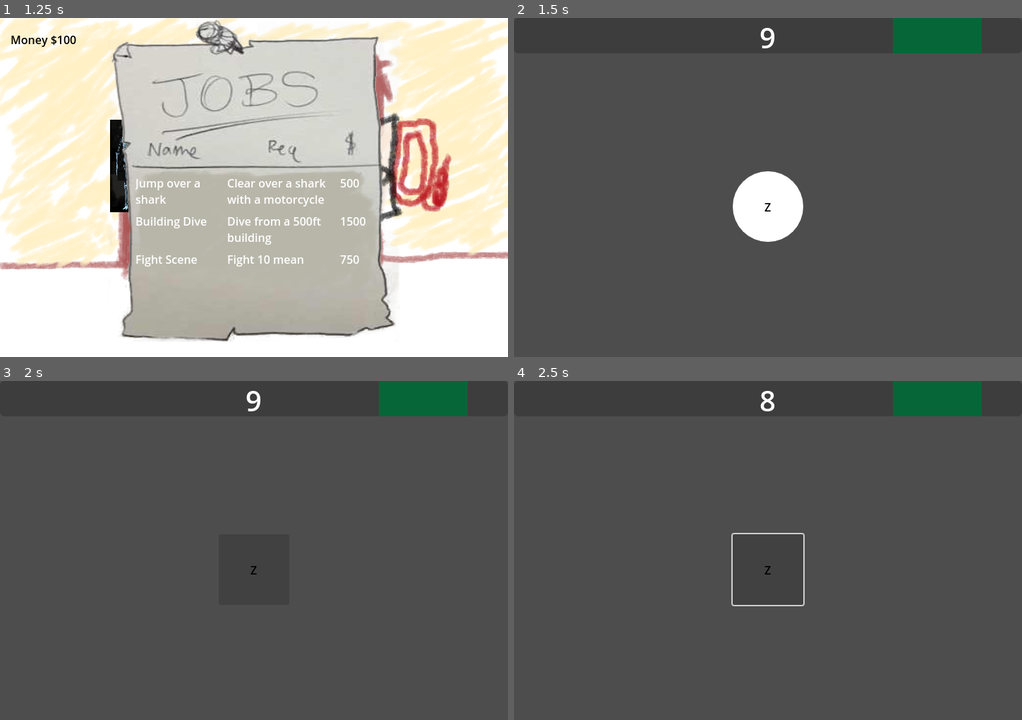
Above: before the commit, frames 1-4 (two rows, left to right).
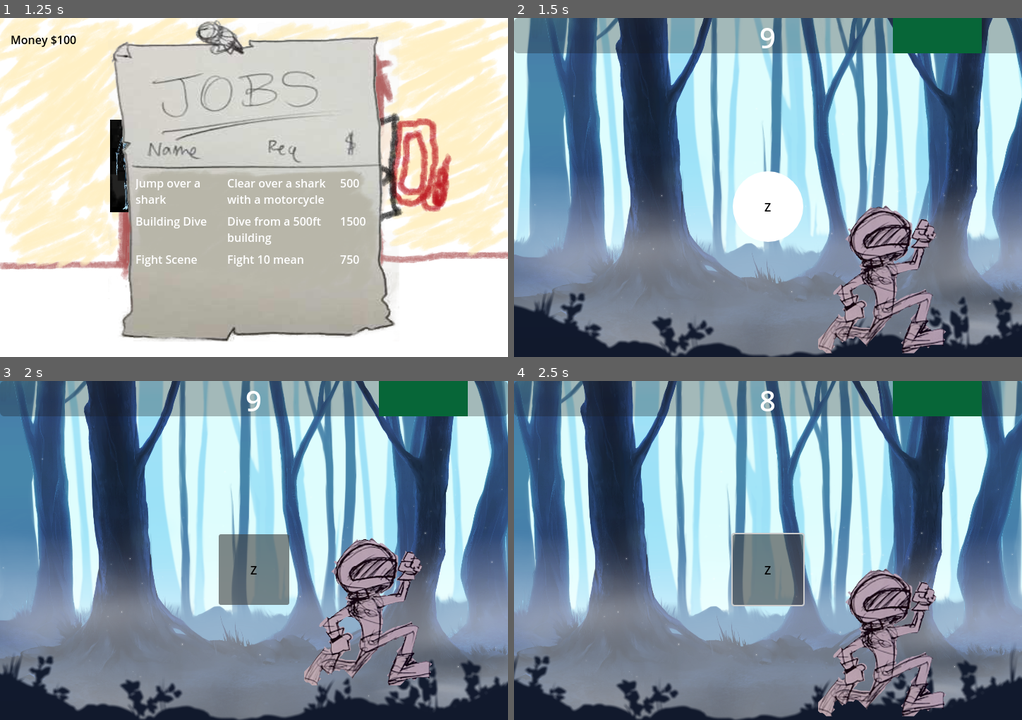
Above: after the commit, the same moments.

Repository: davis-trem/Stunt-Game
Game: Godot game, scene res://scenes/bedroom.tscn
Same seed, same stepped clock (60 frames per second), same inputs: the game is played once before the commit and once after it.
Inputs (mouse positions are in pixels of both pictures, inside the frame that each line leads up to):
- Up to frame 1 (1.25 s): tap Enter at 0.5 s; move the mouse to (365, 177) at 0.52 s; hold Z (qte_1) from 0.53 s (still down); click (365, 177) at 0.67 s
- Up to frame 2 (1.5 s): tap Space at 1.25 s; move the mouse to (768, 190) at 1.27 s; release Z (qte_1) at 1.28 s; tap X (qte_2) at 1.35 s; click (768, 190) at 1.42 s
- Up to frame 3 (2 s): no input
- Up to frame 4 (2.5 s): click "Z" at 2 s

Frame 1 is identical in both runs. In frame 2, 94% of the frame differs, in the area x 0-100%, y 0-100%; in frame 3, 97%; in frame 4, 96%.

Commit message:
Start of forest animations

Diff:
--- /dev/null
+++ b/Chase.gd
@@ -0,0 +1,13 @@
+extends Node2D
+
+@onready var Player
+
+# Called when the node enters the scene tree for the first time.
+func _ready():
+	Player = self.get_node("Player")
+	Player.get_node('PlayerAnimation').play("run")
+
+
+# Called every frame. 'delta' is the elapsed time since the previous frame.
+func _process(delta):
+	pass
--- /dev/null
+++ b/Job.tscn
@@ -0,0 +1,14 @@
+[gd_scene load_steps=3 format=3 uid="uid://bii6mxi26g43c"]
+
+[ext_resource type="Script" path="res://scripts/Job.gd" id="1_30vvc"]
+[ext_resource type="Texture2D" uid="uid://dl4bvv47jtlqo" path="res://backgrounds/jobscreen.png" id="1_65ne7"]
+
+[node name="Job" type="Node2D"]
+script = ExtResource("1_30vvc")
+
+[node name="TextureRect" type="TextureRect" parent="."]
+offset_right = 40.0
+offset_bottom = 40.0
+texture = ExtResource("1_65ne7")
+
+[connection signal="gui_input" from="TextureRect" to="." method="_on_texture_rect_gui_input"]
--- /dev/null
+++ b/bedroom.tscn
@@ -0,0 +1,103 @@
+[gd_scene load_steps=10 format=3 uid="uid://dbsgeobu3v32b"]
+
+[ext_resource type="Texture2D" uid="uid://cx0bse1msnw7i" path="res://backgrounds/bedroom.png" id="1_k0rhj"]
+[ext_resource type="Script" path="res://bedroom.gd" id="1_kfjph"]
+[ext_resource type="Texture2D" uid="uid://bnvbncn50e7bu" path="res://items/skeleton.png" id="2_gtmk3"]
+[ext_resource type="Script" path="res://scripts/JobBoard.gd" id="3_ccm43"]
+[ext_resource type="Texture2D" uid="uid://cy2yqy6m3r4en" path="res://items/JobList.png" id="3_cyar6"]
+[ext_resource type="Script" path="res://scripts/JobCollision.gd" id="3_yskno"]
+[ext_resource type="Script" path="res://scripts/JobList.gd" id="4_6es82"]
+
+[sub_resource type="RectangleShape2D" id="RectangleShape2D_y453k"]
+size = Vector2(61, 131)
+
+[sub_resource type="RectangleShape2D" id="RectangleShape2D_xi567"]
+size = Vector2(89, 152)
+
+[node name="Bedroom" type="Node"]
+script = ExtResource("1_kfjph")
+
+[node name="BedroomBG" type="TextureRect" parent="."]
+anchors_preset = 15
+anchor_right = 1.0
+anchor_bottom = 1.0
+grow_horizontal = 2
+grow_vertical = 2
+texture = ExtResource("1_k0rhj")
+
+[node name="CheckHealth" type="Area2D" parent="."]
+
+[node name="TextureRect" type="TextureRect" parent="CheckHealth"]
+layout_direction = 1
+anchors_preset = 15
+anchor_right = 1.0
+anchor_bottom = 1.0
+offset_left = 156.0
+offset_top = 144.0
+offset_right = 214.0
+offset_bottom = 275.0
+grow_horizontal = 2
+grow_vertical = 2
+texture = ExtResource("2_gtmk3")
+expand_mode = 1
+
+[node name="CollisionShape2D" type="CollisionShape2D" parent="CheckHealth"]
+position = Vector2(185.5, 210.5)
+shape = SubResource("RectangleShape2D_y453k")
+
+[node name="JobBoard" type="Area2D" parent="."]
+disable_mode = 2
+script = ExtResource("3_ccm43")
+
+[node name="JobCollision" type="CollisionShape2D" parent="JobBoard"]
+position = Vector2(518.5, 225)
+shape = SubResource("RectangleShape2D_xi567")
+debug_color = Color(0, 0.6, 0.701961, 0.419608)
+script = ExtResource("3_yskno")
+
+[node name="JobListUI" type="Node" parent="."]
+
+[node name="JobListContainer" type="TextureRect" parent="JobListUI"]
+visible = false
+anchors_preset = 8
+anchor_left = 0.5
+anchor_top = 0.5
+anchor_right = 0.5
+anchor_bottom = 0.5
+offset_left = -207.0
+offset_top = -251.0
+offset_right = 206.0
+offset_bottom = 218.0
+grow_horizontal = 2
+grow_vertical = 2
+texture = ExtResource("3_cyar6")
+
+[node name="JobList" type="GridContainer" parent="JobListUI/JobListContainer"]
+layout_mode = 1
+anchors_preset = -1
+anchor_left = 0.094
+anchor_top = 0.497
+anchor_right = 0.094
+anchor_bottom = 0.497
+offset_left = 0.177998
+offset_top = -0.0930023
+offset_right = 336.178
+offset_bottom = 220.907
+script = ExtResource("4_6es82")
+
+[node name="HUD" type="CanvasLayer" parent="."]
+
+[node name="MoneyAmount" type="Label" parent="HUD"]
+anchors_preset = -1
+anchor_left = 0.021
+anchor_top = 0.04
+anchor_right = 0.021
+anchor_bottom = 0.04
+offset_left = -0.120001
+offset_top = -0.200001
+offset_right = 141.88
+offset_bottom = 33.8
+theme_override_colors/font_color = Color(0, 0, 0, 1)
+text = "Money: $0"
+
+[connection signal="input_event" from="JobBoard" to="JobBoard" method="_on_input_event"]
--- /dev/null
+++ b/job_posting.tscn
@@ -0,0 +1,33 @@
+[gd_scene load_steps=2 format=3 uid="uid://dbd8xrvyd5bib"]
+
+[ext_resource type="Script" path="res://scripts/job_posting.gd" id="1_fgtyq"]
+
+[node name="JobPosting" type="GridContainer"]
+custom_minimum_size = Vector2(0, 50)
+mouse_default_cursor_shape = 2
+theme_override_constants/h_separation = 10
+columns = 3
+script = ExtResource("1_fgtyq")
+
+[node name="JobName" type="RichTextLabel" parent="."]
+custom_minimum_size = Vector2(120, 0)
+layout_mode = 2
+size_flags_vertical = 3
+mouse_filter = 2
+text = "TEST"
+
+[node name="JobRequest" type="RichTextLabel" parent="."]
+custom_minimum_size = Vector2(150, 0)
+layout_mode = 2
+size_flags_vertical = 3
+mouse_filter = 2
+text = "Test"
+
+[node name="JobPayout" type="RichTextLabel" parent="."]
+custom_minimum_size = Vector2(40, 0)
+layout_mode = 2
+size_flags_vertical = 3
+mouse_filter = 2
+text = "Test"
+
+[connection signal="gui_input" from="." to="." method="_on_gui_input"]
--- a/scenes/Job.tscn
+++ b/scenes/Job.tscn
@@ -1,12 +1,6 @@
-[gd_scene load_steps=3 format=3 uid="uid://c7yyhgci03vo0"]
+[gd_scene load_steps=2 format=3 uid="uid://c7yyhgci03vo0"]
 
 [ext_resource type="Script" path="res://scripts/Job.gd" id="1_stkav"]
-[ext_resource type="Texture2D" uid="uid://dl4bvv47jtlqo" path="res://backgrounds/jobscreen.png" id="2_ocqir"]
 
 [node name="Job" type="Node2D"]
 script = ExtResource("1_stkav")
-
-[node name="TextureRect" type="TextureRect" parent="."]
-offset_right = 40.0
-offset_bottom = 40.0
-texture = ExtResource("2_ocqir")
--- /dev/null
+++ b/scenes/ParallaxForest.tscn
@@ -0,0 +1,87 @@
+[gd_scene load_steps=10 format=3 uid="uid://cj2n2xn8n8amd"]
+
+[ext_resource type="Script" path="res://scripts/ForestParallaxBackground.gd" id="1_hyqk7"]
+[ext_resource type="Texture2D" uid="uid://bdubcbixxdbq8" path="res://backgrounds/Parallax Forest Background - Blue/10_Sky.png" id="2_h4os1"]
+[ext_resource type="Texture2D" uid="uid://b4rpygalg8i2l" path="res://backgrounds/Parallax Forest Background - Blue/08_Forest.png" id="3_tbhce"]
+[ext_resource type="Texture2D" uid="uid://fsy7fq7awoyg" path="res://backgrounds/Parallax Forest Background - Blue/07_Forest.png" id="4_im27t"]
+[ext_resource type="Texture2D" uid="uid://ceag0jakj6sp4" path="res://backgrounds/Parallax Forest Background - Blue/06_Forest.png" id="5_b31dg"]
+[ext_resource type="Texture2D" uid="uid://dd1ur2f7ipfb5" path="res://backgrounds/Parallax Forest Background - Blue/04_Forest.png" id="6_55fvm"]
+[ext_resource type="Texture2D" uid="uid://bat3uxnr225f0" path="res://backgrounds/Parallax Forest Background - Blue/03_Particles.png" id="7_4winr"]
+[ext_resource type="Texture2D" uid="uid://cu3sdu84uvi57" path="res://backgrounds/Parallax Forest Background - Blue/01_Mist.png" id="8_aunqt"]
+[ext_resource type="Texture2D" uid="uid://2f7663c3qmtc" path="res://backgrounds/Parallax Forest Background - Blue/02_Bushes.png" id="9_k2dw0"]
+
+[node name="ParallaxForest" type="Node2D"]
+
+[node name="ParallaxBackground" type="ParallaxBackground" parent="."]
+script = ExtResource("1_hyqk7")
+
+[node name="sky" type="ParallaxLayer" parent="ParallaxBackground"]
+motion_mirroring = Vector2(864, 0)
+
+[node name="Sprite2D" type="Sprite2D" parent="ParallaxBackground/sky"]
+scale = Vector2(0.45, 0.45)
+texture = ExtResource("2_h4os1")
+centered = false
+
+[node name="forest_4" type="ParallaxLayer" parent="ParallaxBackground"]
+motion_mirroring = Vector2(864, 0)
+
+[node name="Sprite2D" type="Sprite2D" parent="ParallaxBackground/forest_4"]
+scale = Vector2(0.45, 0.45)
+texture = ExtResource("3_tbhce")
+centered = false
+region_rect = Rect2(0, 0, 720, 480)
+
+[node name="forest_3" type="ParallaxLayer" parent="ParallaxBackground"]
+motion_mirroring = Vector2(864, 0)
+
+[node name="Sprite2D" type="Sprite2D" parent="ParallaxBackground/forest_3"]
+scale = Vector2(0.45, 0.45)
+texture = ExtResource("4_im27t")
+centered = false
+region_rect = Rect2(0, 0, 720, 480)
+
+[node name="forest_2" type="ParallaxLayer" parent="ParallaxBackground"]
+motion_mirroring = Vector2(864, 0)
+
+[node name="Sprite2D" type="Sprite2D" parent="ParallaxBackground/forest_2"]
+scale = Vector2(0.45, 0.45)
+texture = ExtResource("5_b31dg")
+centered = false
+region_rect = Rect2(0, 0, 720, 480)
+
+[node name="forest_1" type="ParallaxLayer" parent="ParallaxBackground"]
+motion_mirroring = Vector2(864, 0)
+
+[node name="Sprite2D" type="Sprite2D" parent="ParallaxBackground/forest_1"]
+scale = Vector2(0.45, 0.45)
+texture = ExtResource("6_55fvm")
+centered = false
+region_rect = Rect2(0, 0, 620, 480)
+
+[node name="particles" type="ParallaxLayer" parent="ParallaxBackground"]
+motion_mirroring = Vector2(864, 0)
+
+[node name="Sprite2D" type="Sprite2D" parent="ParallaxBackground/particles"]
+scale = Vector2(0.45, 0.45)
+texture = ExtResource("7_4winr")
+centered = false
+region_rect = Rect2(0, 0, 720, 480)
+
+[node name="mist" type="ParallaxLayer" parent="ParallaxBackground"]
+motion_mirroring = Vector2(864, 0)
+
+[node name="Sprite2D" type="Sprite2D" parent="ParallaxBackground/mist"]
+scale = Vector2(0.45, 0.45)
+texture = ExtResource("8_aunqt")
+centered = false
+region_rect = Rect2(0, 0, 720, 480)
+
+[node name="bushes" type="ParallaxLayer" parent="ParallaxBackground"]
+motion_mirroring = Vector2(864, 0)
+
+[node name="Sprite2D" type="Sprite2D" parent="ParallaxBackground/bushes"]
+scale = Vector2(0.45, 0.45)
+texture = ExtResource("9_k2dw0")
+centered = false
+region_rect = Rect2(0, 0, 720, 480)
--- /dev/null
+++ b/scenes/chase.tscn
@@ -0,0 +1,13 @@
+[gd_scene load_steps=4 format=3 uid="uid://vxxia41yea76"]
+
+[ext_resource type="Script" path="res://Chase.gd" id="1_ebnb6"]
+[ext_resource type="PackedScene" uid="uid://cj2n2xn8n8amd" path="res://scenes/ParallaxForest.tscn" id="2_mtccu"]
+[ext_resource type="PackedScene" uid="uid://b7kgnularixp" path="res://scenes/player.tscn" id="3_uiird"]
+
+[node name="Chase" type="Node2D"]
+script = ExtResource("1_ebnb6")
+
+[node name="ParallaxForest" parent="." instance=ExtResource("2_mtccu")]
+
+[node name="Player" parent="." instance=ExtResource("3_uiird")]
+position = Vector2(522, 378)
--- /dev/null
+++ b/scenes/player.tscn
@@ -0,0 +1,50 @@
+[gd_scene load_steps=5 format=3 uid="uid://b7kgnularixp"]
+
+[ext_resource type="Texture2D" uid="uid://cgoykytjxii5m" path="res://characters/player.png" id="1_882ww"]
+
+[sub_resource type="Animation" id="Animation_a4gv6"]
+loop_mode = 1
+tracks/0/type = "value"
+tracks/0/imported = false
+tracks/0/enabled = true
+tracks/0/path = NodePath(".:offset")
+tracks/0/interp = 1
+tracks/0/loop_wrap = true
+tracks/0/keys = {
+"times": PackedFloat32Array(0, 0.5, 1),
+"transitions": PackedFloat32Array(0.5, 2, 1),
+"update": 0,
+"values": [Vector2(0, 0), Vector2(0, -100), Vector2(0, 0)]
+}
+
+[sub_resource type="Animation" id="Animation_70j6q"]
+resource_name = "run"
+loop_mode = 1
+tracks/0/type = "value"
+tracks/0/imported = false
+tracks/0/enabled = true
+tracks/0/path = NodePath(".:offset")
+tracks/0/interp = 1
+tracks/0/loop_wrap = true
+tracks/0/keys = {
+"times": PackedFloat32Array(0, 0.5, 1),
+"transitions": PackedFloat32Array(0.5, 2, 1),
+"update": 0,
+"values": [Vector2(0, 0), Vector2(0, -100), Vector2(0, 0)]
+}
+
+[sub_resource type="AnimationLibrary" id="AnimationLibrary_0qqs0"]
+_data = {
+"RESET": SubResource("Animation_a4gv6"),
+"run": SubResource("Animation_70j6q")
+}
+
+[node name="Player" type="Sprite2D"]
+position = Vector2(0, -80.6822)
+scale = Vector2(0.5, 0.5)
+texture = ExtResource("1_882ww")
+
+[node name="PlayerAnimation" type="AnimationPlayer" parent="."]
+libraries = {
+"": SubResource("AnimationLibrary_0qqs0")
+}
--- /dev/null
+++ b/scripts/ForestParallaxBackground.gd
@@ -0,0 +1,11 @@
+extends ParallaxBackground
+
+
+# Called when the node enters the scene tree for the first time.
+func _ready():
+	pass # Replace with function body.
+
+
+# Called every frame. 'delta' is the elapsed time since the previous frame.
+func _process(delta):
+	scroll_base_offset -= Vector2(50,0) * delta
--- a/scripts/qte_manager.gd
+++ b/scripts/qte_manager.gd
@@ -100,6 +100,8 @@
 	($TargetRect as ColorRect).position.x = target_mashing_pos
 
 	$VBoxContainer/ProgressBar.value = 0
+	var scene = preload("res://scenes/chase.tscn").instantiate()
+	get_tree().root.add_child(scene)
 	timer.wait_time = wait_times[TYPE.MASHING]
 	timer.start()
 
Binary file added: backgrounds/Parallax Forest Background - Blue/01_Mist.png
Not shown, added: backgrounds/Parallax Forest Background - Blue/01_Mist.png.import
Binary file added: backgrounds/Parallax Forest Background - Blue/02_Bushes.png
Not shown, added: backgrounds/Parallax Forest Background - Blue/02_Bushes.png.import
Binary file added: backgrounds/Parallax Forest Background - Blue/03_Particles.png
Not shown, added: backgrounds/Parallax Forest Background - Blue/03_Particles.png.import
Binary file added: backgrounds/Parallax Forest Background - Blue/04_Forest.png
Not shown, added: backgrounds/Parallax Forest Background - Blue/04_Forest.png.import
Binary file added: backgrounds/Parallax Forest Background - Blue/05_Particles.png
Not shown, added: backgrounds/Parallax Forest Background - Blue/05_Particles.png.import
Binary file added: backgrounds/Parallax Forest Background - Blue/06_Forest.png
Not shown, added: backgrounds/Parallax Forest Background - Blue/06_Forest.png.import
(and 12 more such lines)
